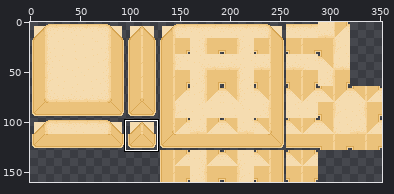
File history of a sprite sheet, Assets/map1/beach-asset-1.png. Above, an overview of the earlier version with the close-up marked.
Close-up. First the earlier version:
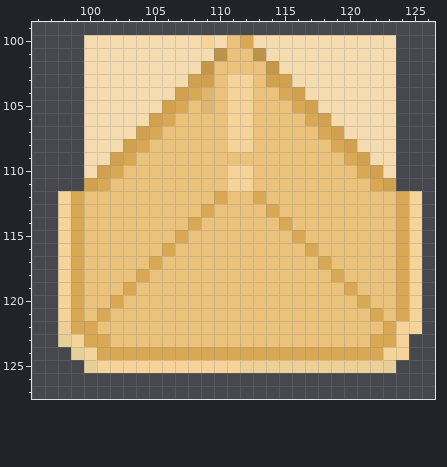
The file is 352x160 pixels. Colours within 5 levels of each other are drawn and written as one. Shown: x 96..126, y 99..127. The commit also changed other parts of the picture, which this record leaves out.
Now the later version:
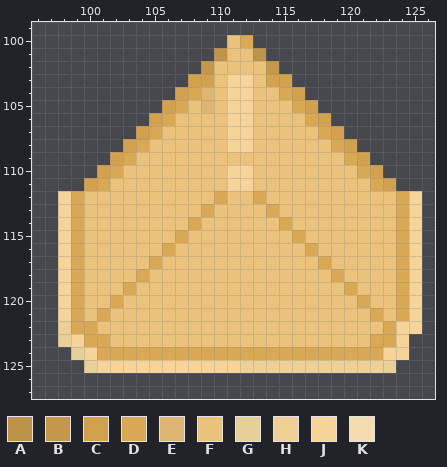
Palette (. is transparent): A #bd9349  B #c4974a  C #d2a14f  D #d9a855  E #deb673  F #ebc27b  G #e6d097  H #eed096  J #f5d399  K #f5dcb0
From old to new:
Changed rows in their new state; - is an unchanged pixel.
first column x 100:
100 ...........--...........
101 ..........----..........
102 .........------.........
103 ........--------........
104 .......----------.......
105 ......------------......
106 .....--------------.....
107 ....----------------....
108 ...------------------...
109 ..--------------------..
110 .----------------------.
Pixel boxes of the changes (left, top, right, bottom) in both close-ups:
erased: (84, 35, 396, 178)
